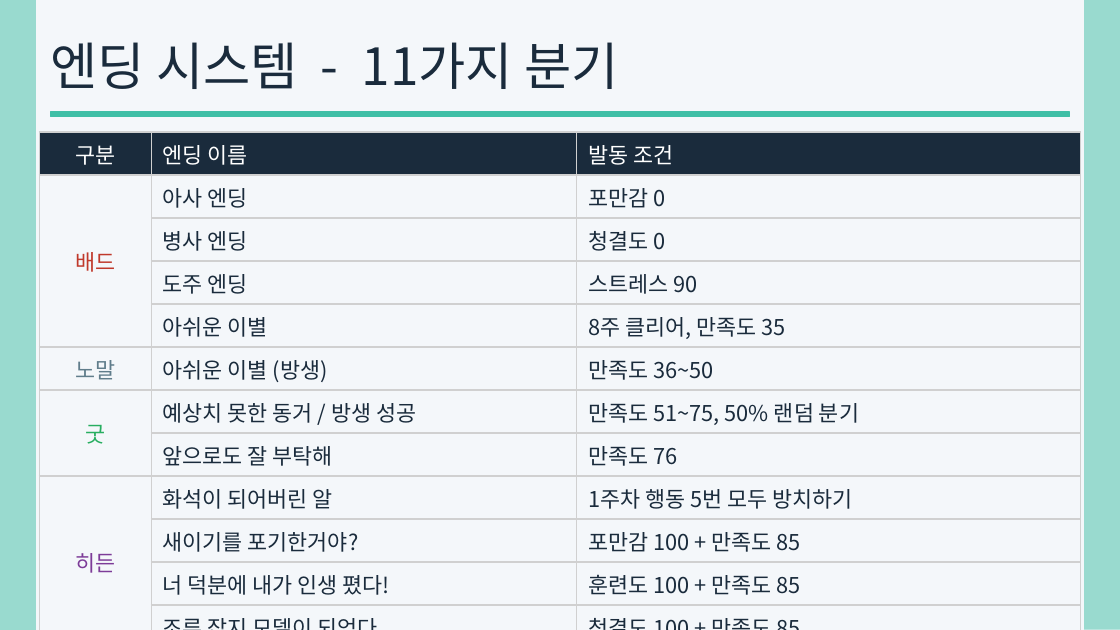
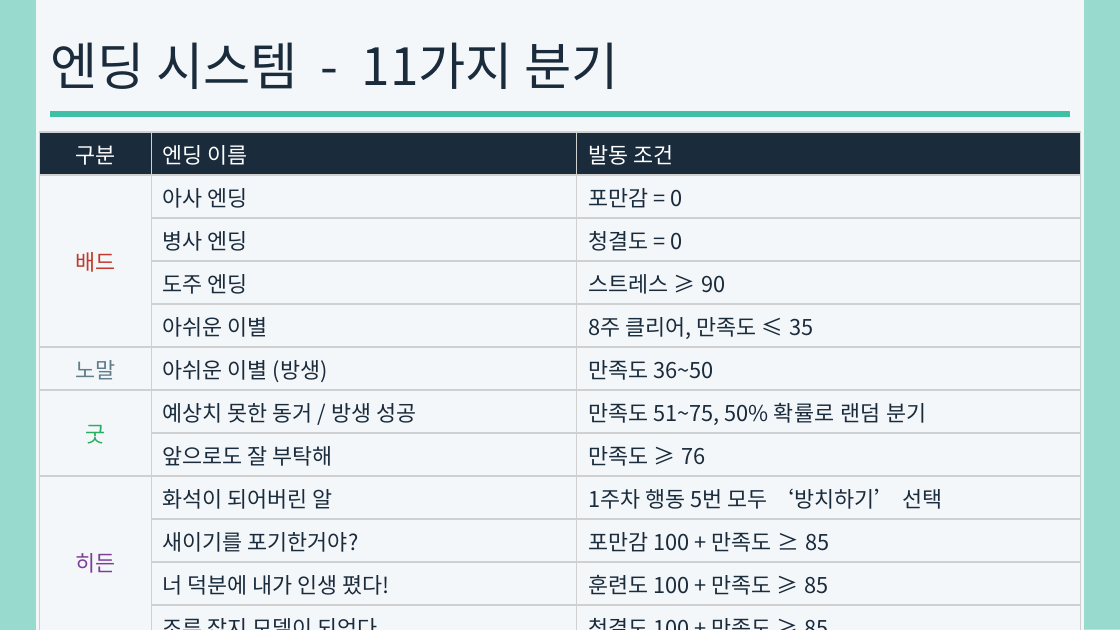
Before and after one commit to jun9yu-527/BirdRaise, a slide deck: slide 7 of 팀_RLCC_최종 발표.pptx. Drawn at 1120x630 pixels with LibreOffice and Linux fonts; fonts in the diff are those of the drawing. Boxes give left, top, right and bottom in pixels: in the first picture for what was removed or moved away, otherwise in the second. Text is boxed around its words. In the diff, an @@ line names an element or a change of style, - is before the commit and + after.

```diff
--- a/팀_RLCC_최종 발표.pptx
+++ b/팀_RLCC_최종 발표.pptx
@@ table at (39, 132, 1081, 609) @@
-row 2, column 3: 포만감 0
+row 2, column 3: 포만감 = 0
-row 3, column 3: 청결도 0
+row 3, column 3: 청결도 = 0
-row 4, column 3: 스트레스 90
+row 4, column 3: 스트레스 ≥ 90
-row 5, column 3: 8주 클리어, 만족도 35
+row 5, column 3: 8주 클리어, 만족도 ≤ 35
-row 7, column 3: 만족도 51~75, 50% 랜덤 분기
+row 7, column 3: 만족도 51~75, 50% 확률로 랜덤 분기
-row 8, column 3: 만족도 76
+row 8, column 3: 만족도 ≥ 76
-row 9, column 3: 1주차 행동 5번 모두 방치하기
+row 9, column 3: 1주차 행동 5번 모두 ‘방치하기’ 선택
-row 10, column 3: 포만감 100 + 만족도 85
+row 10, column 3: 포만감 100 + 만족도 ≥ 85
-row 11, column 3: 훈련도 100 + 만족도 85
+row 11, column 3: 훈련도 100 + 만족도 ≥ 85
-row 12, column 3: 청결도 100 + 만족도 85
+row 12, column 3: 청결도 100 + 만족도 ≥ 85
```
Also in this commit, not shown: 6 other slides changed, 1 other file.
